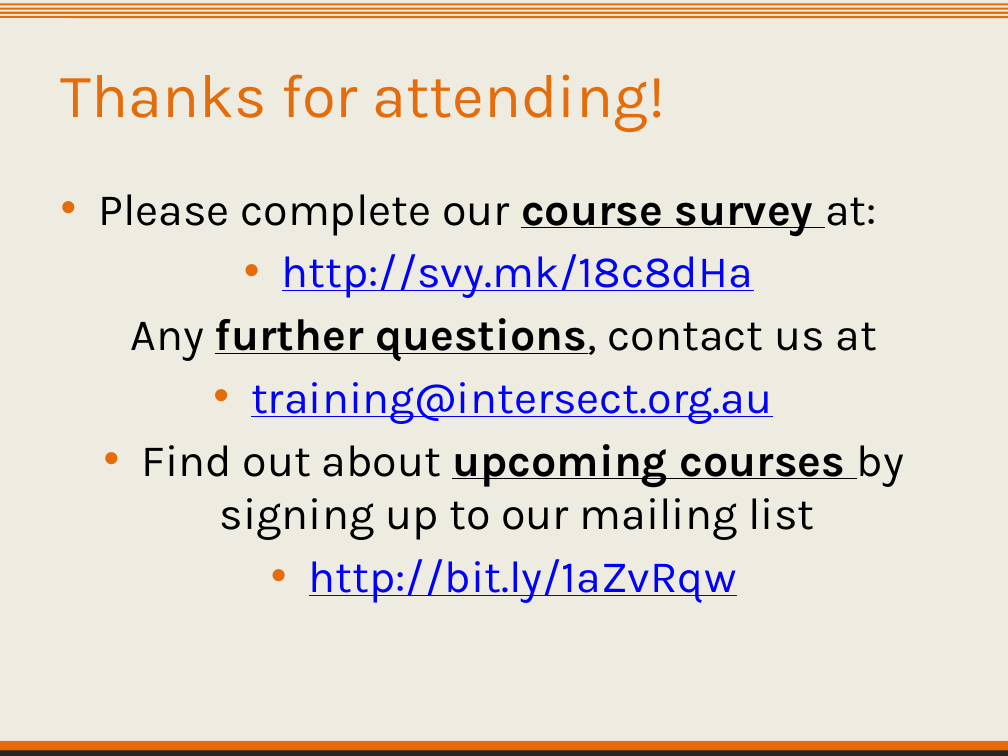
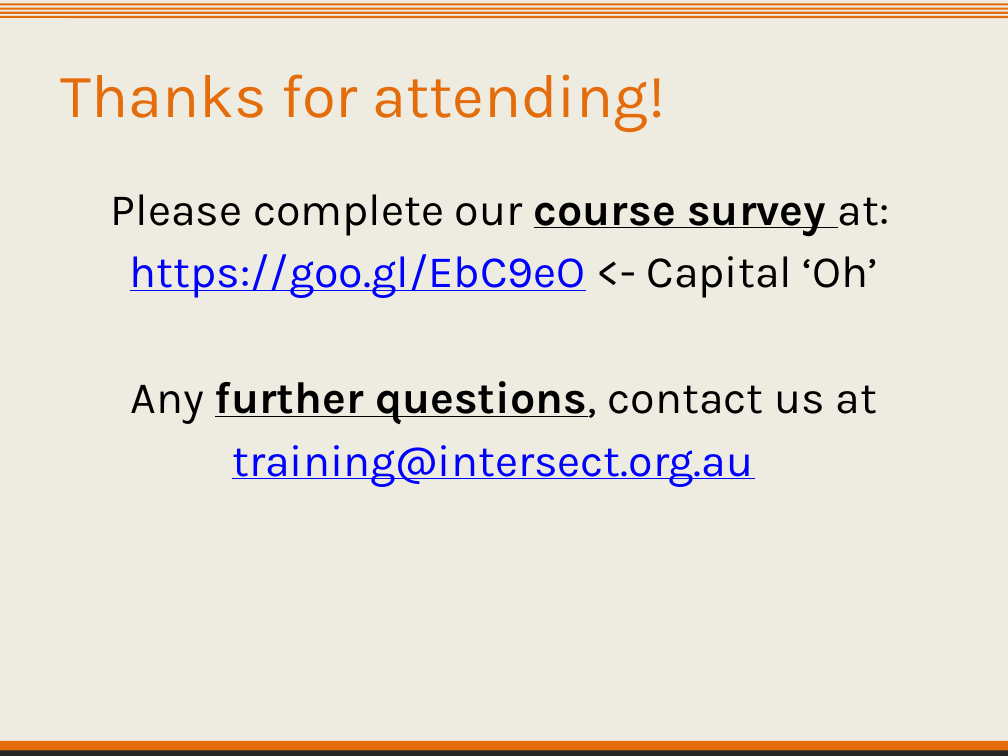
Before and after one commit to IntersectAustralia/TrainingMaterials, a slide deck: slide 41 of hpc1/03 HPC - Slides.pptx (slide 49 before the commit). Drawn at 1008x756 pixels with LibreOffice and Linux fonts; fonts in the diff are those of the drawing; background and template pictures are left out. Boxes give left, top, right and bottom in pixels: in the first picture for what was removed or moved away, otherwise in the second. Text is boxed around its words. In the diff, an @@ line names an element or a change of style, - is before the commit and + after.

Commit message:
Modified HPC1 slides (both pptx and pdf versions) for Raijin course

```diff
--- a/hpc1/03 HPC - Slides.pptx
+++ b/hpc1/03 HPC - Slides.pptx
@@ text at box(111, 194, 890, 487): bullet • to none @@
@@ text at box(130, 254, 878, 298): text changed @@
-• http://svy.mk/18c8dHa
+https://goo.gl/EbC9eO <- Capital ‘Oh’
@@ text at box(142, 444, 904, 603): paragraphs removed @@
-• Find out about upcoming courses by signing up to our mailing list
-• http://bit.ly/1aZvRqw
```
Also in this commit, not shown: 19 other slides changed, 2 slides added, 10 slides removed, 5 other files.
